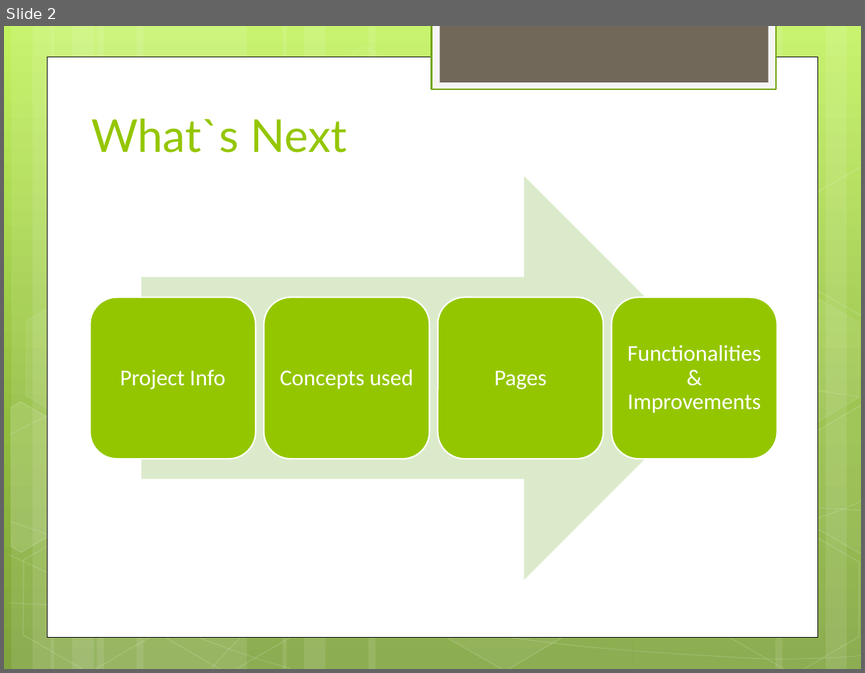
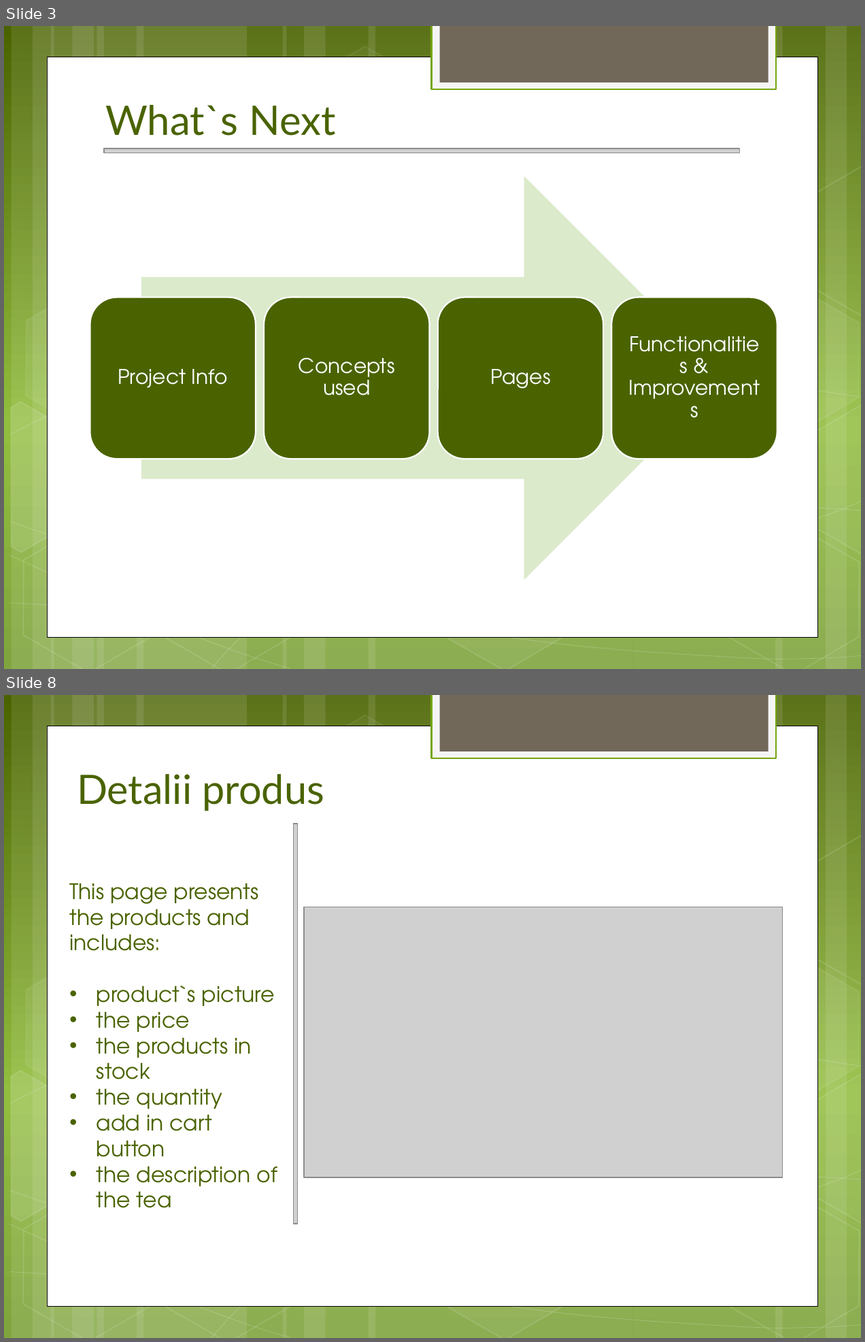
Before and after one commit to Daniela-MI/Final-Project, a slide deck: TeaHi.pptx. Shown one above the other, each under a label of ours: slide 2 before the commit, slides 3 and 8 after it; the slides between them are not shown. The pictures are 865x673 and 865x1342 pixels, drawn with LibreOffice and Linux fonts; fonts in the diff are those of the drawing; grey boxes stand for pictures. Boxes give left, top, right and bottom in pixels: in the first picture for what was removed or moved away, otherwise in the second. Text is boxed around its words. In the diff, an @@ line names an element or a change of style, - is before the commit and + after.

```diff
--- a/TeaHi.pptx
+++ b/TeaHi.pptx
@@ slide 8 added at [4,695,861,1338], background gradient #4A6300 to #93BF3F to #81A53E; not listed: 31 template elements that a slide beside it also shows @@
@@ title added at [77,774,324,811], 34 pt, text #4A6300 @@
+Detalii produs
@@ picture added at [293,824,297,1223] @@
@@ text added at [69,883,277,1208], 18 pt, text #4A6300 @@
+This page presents the products and includes:
+• product`s picture
+• the price
+• the products in stock
+• the quantity
+• add in cart button
+• the description of the tea
@@ picture added at [304,906,782,1176] @@
@@ what was slide 2 is now slide 3 @@
@@ slide 3 changed as well @@
@@ background gradient #C3F35F to #93BF3F to #81A53E to gradient #4A6300 to #93BF3F to #81A53E @@
@@ title "What`s Next": place and size @@
-title "What`s Next" at [91,118,347,152]
+title "What`s Next" at [105,105,335,135]
@@ title "What`s Next" at [105,105,335,135]: size 38 to 34.2 pt, text colour #94C600 to #4A6300 @@
@@ picture added at [104,148,740,152] @@
@@ fill #94C600 to #4A6300 in 4 elements at [90,297,255,458], [264,297,429,458], [438,297,603,458], [611,297,777,458] @@
@@ size 19 to 17 pt, font Calibri to TeX Gyre Adventor in 4 elements at [118,369,228,388], [298,357,395,395], [490,369,550,388], [619,305,769,451] @@
```
Also in this commit, not shown: 1 other slide changed, 10 other slides added, 1 slide removed, 24 other files.
